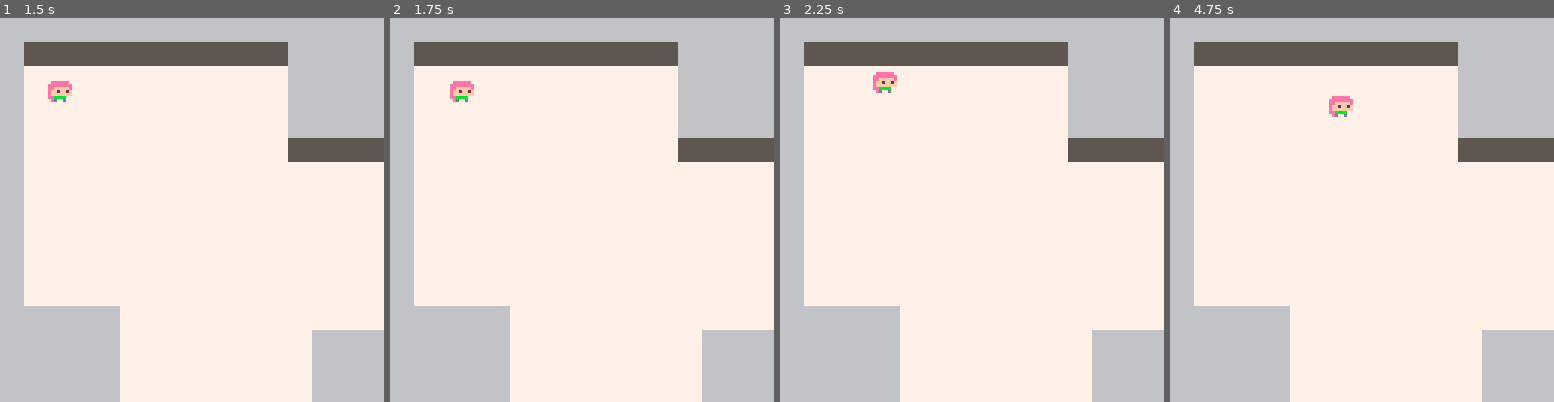
Above: before the commit, frames 1-4 (left to right).
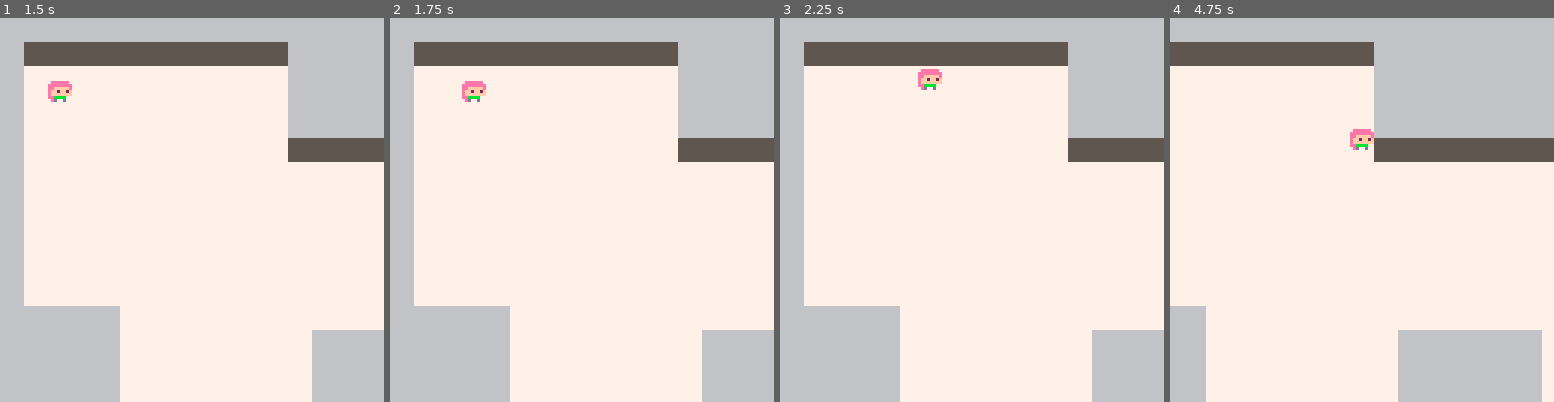
Above: after the commit, the same moments.

Repository: mattmuroya/pico-8
Game: PICO-8 cartridge carts/arena/arena.p8
The game is run twice, just before and just after one commit, with the same random seed, the same clock (stepped at 60 frames per second) and the same inputs.
Inputs:
- Up to frame 1 (1.5 s): no input
- Up to frame 2 (1.75 s): hold Right from 1.6 s (still down)
- Up to frame 3 (2.25 s): release Right at 2.1 s; hold Up from 2.15 s (still down)
- Up to frame 4 (4.75 s): release Up at 2.42 s; hold Right 2.47-3.03 s; hold Left 3.08-3.58 s; hold Down 3.63-3.97 s; hold Right 4.02-4.68 s; hold Up from 4.73 s (still down)

Frame 1 is identical in both runs. In frame 2, 0.4% of the frame differs, in the area x 15-25%, y 16-22%; in frame 3, 0.6%; in frame 4, 22%, in the area x 0-100%, y 6-100%.

Commit message:
reformat + add jump scratchpad

Diff:
--- /dev/null
+++ b/carts/_scratchpad/jump.p8
@@ -0,0 +1,88 @@
+pico-8 cartridge // http://www.pico-8.com
+version 41
+__lua__
+function log(input)
+	printh("> "..tostr(input))
+end
+
+function _init()
+  player={
+    x=60,
+    y=60,
+    f=0,
+  }
+  y_force=0
+  jump_height=0
+  airborne=false
+end
+
+function _update()
+  if btn(4) and airborne==false then
+    y_force=-4
+    airborne=true
+  end
+
+  if y_force<0 then -- moving upward
+    jump_height+=1
+  elseif y_force>0 then -- moving down
+    jump_height-=1
+  end
+
+  if jump_height>=8 then
+    y_force+=1
+  end
+
+  player.y+=y_force
+
+  if airborne and player.y==60 then -- player is airborn and new pos is ground
+    y_force=0
+    jump_height=0
+    airborne=false
+  end
+
+
+end
+
+
+function _draw()
+  cls()
+  map()
+  spr(player.f,player.x,player.y)
+end
+…(17 lines of a section not shown)…
+__gff__
+0000000100000000000000000000000000000000000000000000000000000000000000000000000000000000000000000000000000000000000000000000000000000000000000000000000000000000000000000000000000000000000000000000000000000000000000000000000000000000000000000000000000000000
+0000000000000000000000000000000000000000000000000000000000000000000000000000000000000000000000000000000000000000000000000000000000000000000000000000000000000000000000000000000000000000000000000000000000000000000000000000000000000000000000000000000000000000
+__map__
+0202020202020202020202020202020200000000000000000000000000000000000000000000000000000000000000000000000000000000000000000000000000000000000000000000000000000000000000000000000000000000000000000000000000000000000000000000000000000000000000000000000000000000
+0202020202020202020202020202020200000000000000000000000000000000000000000000000000000000000000000000000000000000000000000000000000000000000000000000000000000000000000000000000000000000000000000000000000000000000000000000000000000000000000000000000000000000
+0202020202020202020202020202020200000000000000000000000000000000000000000000000000000000000000000000000000000000000000000000000000000000000000000000000000000000000000000000000000000000000000000000000000000000000000000000000000000000000000000000000000000000
+02020202020202020708090a0202020200000000000000000000000000000000000000000000000000000000000000000000000000000000000000000000000000000000000000000000000000000000000000000000000000000000000000000000000000000000000000000000000000000000000000000000000000000000
+02020202020202021718191a0202020200000000000000000000000000000000000000000000000000000000000000000000000000000000000000000000000000000000000000000000000000000000000000000000000000000000000000000000000000000000000000000000000000000000000000000000000000000000
+0202020202020202020202020202020200000000000000000000000000000000000000000000000000000000000000000000000000000000000000000000000000000000000000000000000000000000000000000000000000000000000000000000000000000000000000000000000000000000000000000000000000000000
+020708090a020202020202020202020200000000000000000000000000000000000000000000000000000000000000000000000000000000000000000000000000000000000000000000000000000000000000000000000000000000000000000000000000000000000000000000000000000000000000000000000000000000
+021718191a020202020202020207080900000000000000000000000000000000000000000000000000000000000000000000000000000000000000000000000000000000000000000000000000000000000000000000000000000000000000000000000000000000000000000000000000000000000000000000000000000000
+0202020202020202020202020217181900000000000000000000000000000000000000000000000000000000000000000000000000000000000000000000000000000000000000000000000000000000000000000000000000000000000000000000000000000000000000000000000000000000000000000000000000000000
+0202020202020202020202020202020200000000000000000000000000000000000000000000000000000000000000000000000000000000000000000000000000000000000000000000000000000000000000000000000000000000000000000000000000000000000000000000000000000000000000000000000000000000
+0202020202020202020202020202020200000000000000000000000000000000000000000000000000000000000000000000000000000000000000000000000000000000000000000000000000000000000000000000000000000000000000000000000000000000000000000000000000000000000000000000000000000000
+0206020506020206020502060502060200000000000000000000000000000000000000000000000000000000000000000000000000000000000000000000000000000000000000000000000000000000000000000000000000000000000000000000000000000000000000000000000000000000000000000000000000000000
+0303030303030303030303030303030300000000000000000000000000000000000000000000000000000000000000000000000000000000000000000000000000000000000000000000000000000000000000000000000000000000000000000000000000000000000000000000000000000000000000000000000000000000
+0404040404040404040404040404040400000000000000000000000000000000000000000000000000000000000000000000000000000000000000000000000000000000000000000000000000000000000000000000000000000000000000000000000000000000000000000000000000000000000000000000000000000000
+0404040404040404040404040404040400000000000000000000000000000000000000000000000000000000000000000000000000000000000000000000000000000000000000000000000000000000000000000000000000000000000000000000000000000000000000000000000000000000000000000000000000000000
+0404040404040404040404040404040400000000000000000000000000000000000000000000000000000000000000000000000000000000000000000000000000000000000000000000000000000000000000000000000000000000000000000000000000000000000000000000000000000000000000000000000000000000
--- a/carts/arena/arena.p8
+++ b/carts/arena/arena.p8
@@ -11,114 +11,114 @@
 -- init
 
 function _init()
-  cls(0)
+	cls(0)
 	player={
-    x=16,
-    y=20,
-    dx=0,
-    dy=0,
-    spr=1,
-    rev=false,
-    frames={1,2},
-    i=1,
-    anim_spd=0.125
-  }
+		x=16,
+		y=20,
+		dx=0,
+		dy=0,
+		spr=1,
+		rev=false,
+		frames={1,2},
+		i=1,
+		anim_spd=0.125
+	}
 end
 
 -->8
 -- update
 
 function _update()
-  -- reset player movement
-  player.dx=0
-  player.dy=0
-  player.spr=1
-  -- get input and move player
-  if btn(0) or btn(1) or btn(2) or btn(3) then
-    move_player()
-    animate(player)
-  end
+	-- reset player movement
+	player.dx=0
+	player.dy=0
+	player.spr=1
+	-- get input and move player
+	if btn(0) or btn(1) or btn(2) or btn(3) then
+		move_player()
+		animate(player)
+	end
 end
 
 function move_player()
-  -- get x input
-  if btn(0) and btn(1) then
-    if last_xdir=="left" then
-      player.dx=1
-      player.rev=false
-    elseif last_xdir=="right" then
-      player.dx=-1
-      player.rev=true
-    end
-  elseif btn(0) then
-    last_xdir="left"
-    player.dx=-1
-    player.rev=true
-  elseif btn(1) then
-    last_xdir="right"
-    player.dx=1
-    player.rev=false
-  end
-  player.x+=player.dx
-  if cmap(player) then
-    player.x-=player.dx
-  end
-  -- get y input
-  if btn(2) and btn(3) then
-    if last_ydir=="up" then
-      player.dy=1
-    elseif last_ydir=="down" then
-      player.dy=-1
-    end
-  elseif btn(2) then
-    last_ydir="up"
-    player.dy=-1
-  elseif btn(3) then
-    last_ydir="down"
-    player.dy=1
-  end
-  player.y+=player.dy
-  if cmap(player) then
-    player.y-=player.dy
-  end
+	-- get x input
+	if btn(0) and btn(1) then
+		if last_xdir=="left" then
+			player.dx=2
+			player.rev=false
+		elseif last_xdir=="right" then
+			player.dx=-2
+			player.rev=true
+		end
+	elseif btn(0) then
+		last_xdir="left"
+		player.dx=-2
+		player.rev=true
+	elseif btn(1) then
+		last_xdir="right"
+		player.dx=2
+		player.rev=false
+	end
+	player.x+=player.dx
+	if cmap(player) then
+		player.x-=player.dx
+	end
+	-- get y input
+	if btn(2) and btn(3) then
+		if last_ydir=="up" then
+			player.dy=2
+		elseif last_ydir=="down" then
+			player.dy=-2
+		end
+	elseif btn(2) then
+		last_ydir="up"
+		player.dy=-2
+	elseif btn(3) then
+		last_ydir="down"
+		player.dy=2
+	end
+	player.y+=player.dy
+	if cmap(player) then
+		player.y-=player.dy
+	end
 end
 
 function cmap(p)
-  local x1,y1,x2,y2=p.x/8,(p.y+1)/8
-  local x2,y2=(p.x+7)/8,(p.y+7)/8
-  return fget(mget(x1,y1),0)
-    or fget(mget(x1,y2),0)
-    or fget(mget(x2,y2),0)
-    or fget(mget(x2,y1),0)
+	local x1,y1,x2,y2=p.x/8,(p.y+1)/8
+	local x2,y2=(p.x+7)/8,(p.y+7)/8
+	return fget(mget(x1,y1),0)
+		or fget(mget(x1,y2),0)
+		or fget(mget(x2,y2),0)
+		or fget(mget(x2,y1),0)
 end
 
 function animate(obj)
-  obj.i+=obj.anim_spd
-  if flr(obj.i)>#obj.frames then obj.i=1 end
-  obj.spr=obj.frames[flr(obj.i)]
+	obj.i+=obj.anim_spd
+	if flr(obj.i)>#obj.frames then obj.i=1 end
+	obj.spr=obj.frames[flr(obj.i)]
 end
 
 -->8
 -- draw
 
 function _draw()
-  cls(1)
-  map(0,0)
-  draw(player)
-  follow_cam()
+	cls(1)
+	map(0,0)
+	draw(player)
+	follow_cam()
 end
 
 function draw(obj)
-  spr(obj.spr,obj.x,obj.y,1,1,obj.rev)
+	spr(obj.spr,obj.x,obj.y,1,1,obj.rev)
 end
 
 function follow_cam()
-  cam_x,cam_y=player.x-60,player.y-60
-  if cam_x<=0 then cam_x=0 end
-  if cam_x>=128 then cam_x=128 end
-  if cam_y<=0 then cam_y=0 end
-  if cam_y>=128 then cam_y=128 end
-  camera(cam_x,cam_y)
+	cam_x,cam_y=player.x-60,player.y-60
+	if cam_x<=0 then cam_x=0 end
+	if cam_x>=128 then cam_x=128 end
+	if cam_y<=0 then cam_y=0 end
+	if cam_y>=128 then cam_y=128 end
+	camera(cam_x,cam_y)
 end
 
 __gfx__
Not shown, changed: 17 lines of the sprite sheet (__gfx__) section of carts/_scratchpad/jump.p8
